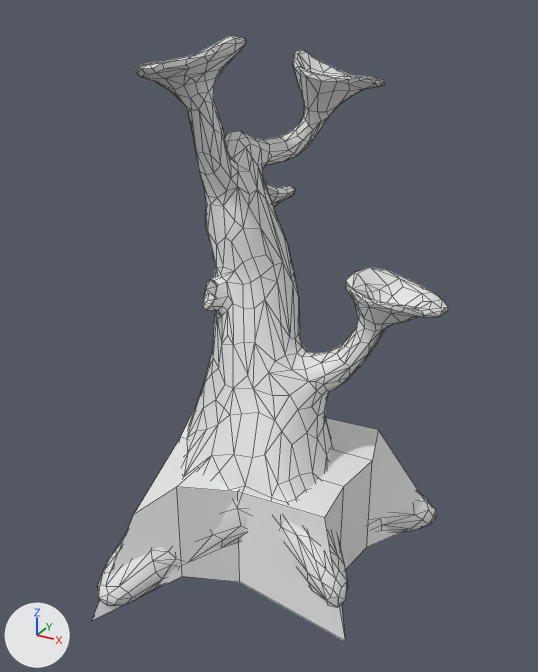
One commit to the FBX model Assets/FBX/Baum_1_lp.fbx: the scene before it, then after it.
Rendered twice from a 50 mm camera at (4.05, -7.03, 6.04) aimed at (0.09, 0.18, 2.43). Arrows for +X, +Y and +Z are at lower left; the lights stay in place. Mesh edges are drawn as thin lines. Where no turn or scale is listed for an object, it has been applied to the vertices.

Names of what the first picture shows: 'Baum_1_Colliosion', 'Baum_1_lp'.
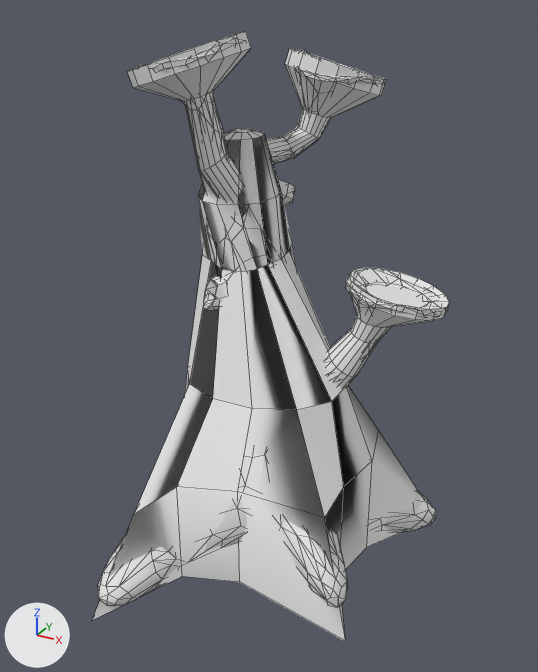
The edits, one by one:
me_cube_001 is used by ob_baum_1_colliosion; location (0.0, 0.0, 0.0).
me_cube_001 had 32 vertices, 30 faces and spanned x -1.55..2.04, y -1.97..1.66, z -0.81..1.0.
me_cube_001 now has 540 vertices, 483 faces and spans x -1.79..2.11, y -1.97..2.49, z -0.81..5.83.
me_cube_001 part 1: a new loose piece of 128 vertices spanning x -1.79..-0.05, y 0.46..2.49, z 1.99..4.09.
me_cube_001 part 2: a new loose piece of 112 vertices spanning x 0.58..2.11, y 0.03..1.13, z 1.78..3.27.
me_cube_001 part 3: a new loose piece of 112 vertices spanning x -0.6..0.85, y 0.75..2.15, z 4.29..5.62.
me_cube_001 part 4: a new loose piece of 96 vertices spanning x -1.44..-0.1, y -0.68..0.67, z 3.92..5.83.
Part 5, on me_cube_001:
60 vertices are added at x -1.01..1.08, y -0.55..1.2, z 1.81..4.75.
61 new faces join them.

Boxes (x1, y1, x2, y2) around the edits, measured in the pictures (538 x 672 px):
'Baum_1_Colliosion', reshaped (8% wider, 163% taller): before (92, 409, 421, 641); after (92, 30, 449, 641)
part 1 of me_cube_001, added: after (278, 180, 295, 206)
part 2 of me_cube_001, added: after (326, 268, 449, 387)
part 3 of me_cube_001, added: after (266, 48, 386, 160)
part 4 of me_cube_001, added: after (127, 30, 251, 201)
part 5 of me_cube_001, added: after (134, 129, 378, 518)
'Baum_1_lp', unchanged, covered by the edit: before (97, 36, 448, 607); after (97, 38, 448, 607)
